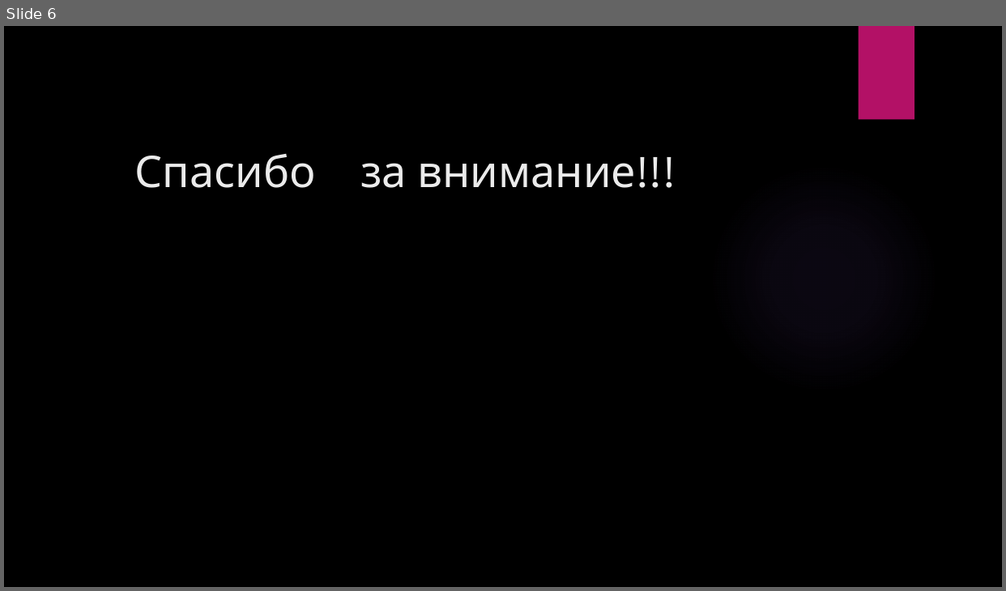
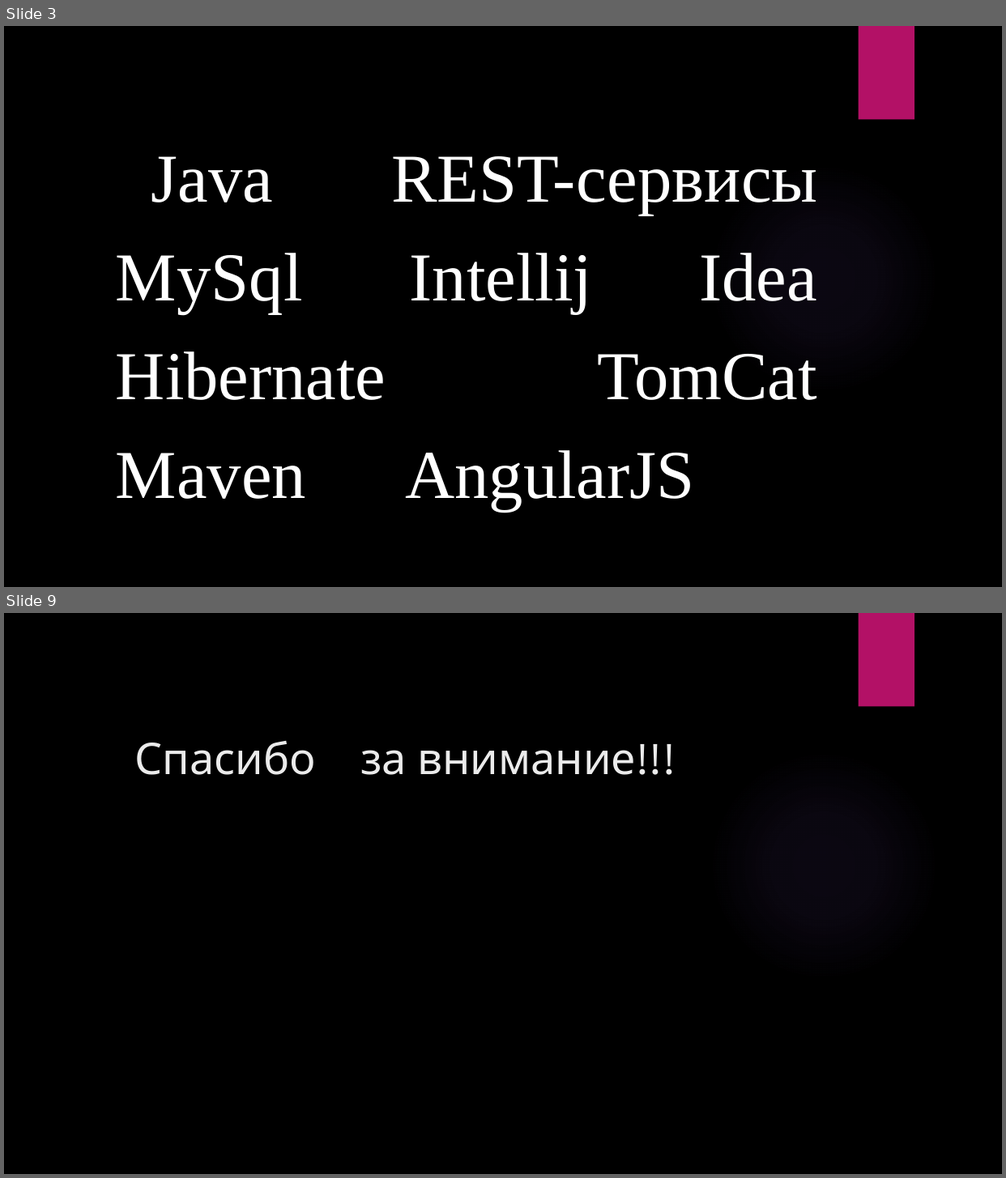
Before and after one commit to rokotov/inetnational-students, a slide deck: InetnationalStudents/Docs/Презентация.pptx. Shown one above the other, each under a label of ours: slide 6 before the commit, slides 3 and 9 after it; the slides between them are not shown. The pictures are 1006x591 and 1006x1178 pixels, drawn with LibreOffice and Linux fonts; fonts in the diff are those of the drawing; background and template pictures are left out. Boxes give left, top, right and bottom in pixels: in the first picture for what was removed or moved away, otherwise in the second. Text is boxed around its words. In the diff, an @@ line names an element or a change of style, - is before the commit and + after.

```diff
--- a/InetnationalStudents/Docs/Презентация.pptx
+++ b/InetnationalStudents/Docs/Презентация.pptx
@@ slide 3 added at [4, 26, 1002, 587], background picture (left out); not listed: 2 template elements that a slide beside it also shows @@
@@ text added at [116, 156, 818, 511], 66 pt, text #FFFFFF @@
+Java REST-сервисы MySql Intellij Idea Hibernate TomCat Maven AngularJS
@@ what was slide 6 is now slide 9 @@
```
Also in this commit, not shown: 1 slide changed, 5 other slides added, 3 slides removed, 1 other file.
